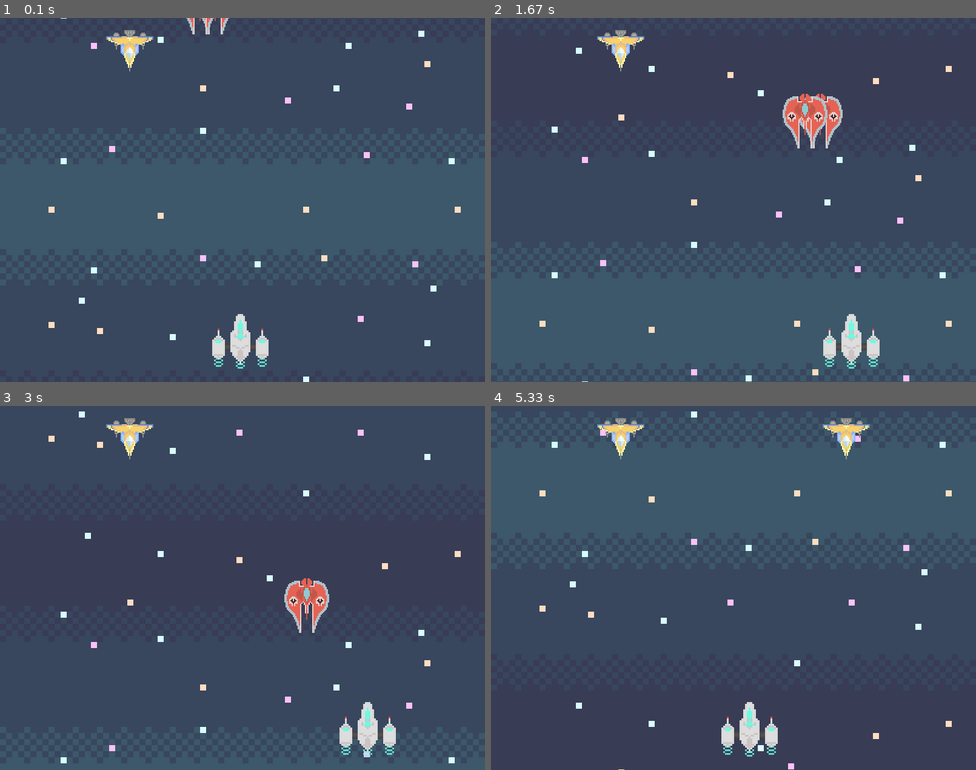
Above: before the commit, frames 1-4 (two rows, left to right).
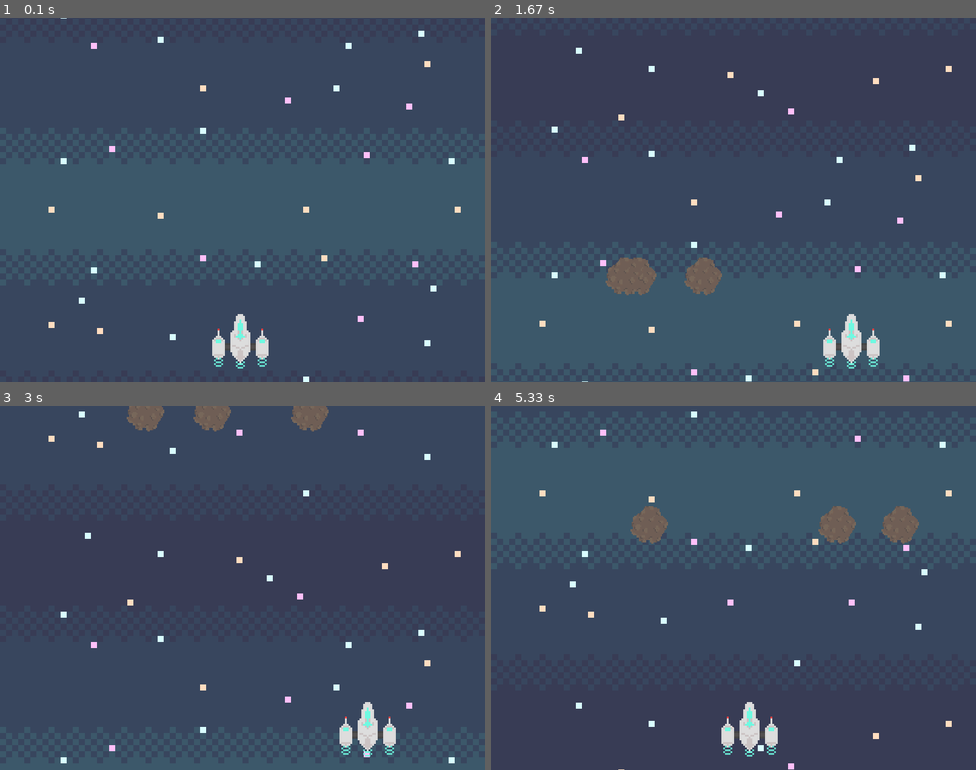
Above: after the commit, the same moments.

Repository: synophic/pygamestarter
Game: pygame game, started from Invader BEYOND.py
Two runs of this game, one before a commit and one after it. Both use one fixed random seed, a clock stepped at 60 frames per second and the inputs below.
Inputs:
- Up to frame 1 (0.1 s): no input
- Up to frame 2 (1.67 s): hold Right 0.33-0.8 s; hold Right 0.83-1.3 s; hold Left from 1.33 s (still down)
- Up to frame 3 (3 s): release Left at 1.87 s; hold Left 1.9-2.3 s; hold Right 2.33-2.97 s
- Up to frame 4 (5.33 s): hold Left 3-3.47 s; hold Right 3.5-3.97 s; hold Right 4-4.47 s; hold Left 4.5-5.03 s; hold Left from 5.07 s (still down)

The runs differ from the first frame. In frame 1, 0.6% of the frame differs, in the area x 21-48%, y 0-15%; in frame 2, 3.0%, in the area x 21-73%, y 3-77%; in frame 3, 2.4%; in frame 4, 2.5%.

Commit message:
Update Invader BEYOND.py

Diff:
--- a/Invader BEYOND.py
+++ b/Invader BEYOND.py
@@ -1,4 +1,4 @@
-#space invader BOYOND beta 0.5.7 random enemy
+#space invader BOYOND beta 0.3.2 make many monster
 from pygame import*
 import sys
 from random import randint, randrange
@@ -22,8 +22,8 @@
 ship = image.load('player.png')
 bg = image.load('background.png').convert()
 comet = image.load('comet.png')
-striker = image.load('inv03.png')
-ranger = image.load('inv01.png')
+stk = image.load('inv03.png')
+rng = image.load('inv01.png')
 
 #check collision#
 def collisions(x1, y1, w1, h1, x2, y2, w2, h2):
@@ -31,38 +31,23 @@
         return True
     return False
 
-#random type of enemy#
-def rand_enemy():
-    species = randint(1, 3)
-    #[1:type, 2:x axis, 3:y axis]#
-    if species == 1:
-        return [1, randint(50, dis_width - (50 + 62)), -(randint(200, 600)), True]
-    if species == 2:
-        return [2, randint(50, dis_width - (50 + 74)), -74, True]
-    if species == 3:
-        return [3, randrange(51, dis_width - (50+79), 124), 20, True]
+#main game loop
+def game_loop():
 
-#main game loop#
-def game_loop():
-    #enemy setting#
     enemy_box = []
     num_enemy = 0
     max_enemy = 3
-    #player setting#
+
     ply_spd = 0
     ply_x = 350
     ply_y = 488
     ply_width = 93
-    #background setting#
+
     rel_y = 0
     bg_y = 600
 
-    findply = True
-    speed = 0
-
-
     while True:
-        #check keyboard input#
+        #check keyboard input
         for evt in event.get():
             if evt.type == QUIT:
                 quit()
@@ -78,9 +63,9 @@
             if evt.type == KEYUP:
                 if evt.key == K_RIGHT or evt.key == K_LEFT:
                     ply_spd = 0
+
         ply_x += ply_spd
-        ######################
-
+        screen.fill(black)
 
         #scrolling background#
         rel_y = (bg_y % bg.get_rect().width)
@@ -90,53 +75,27 @@
         bg_y += 1
         #####################
 
-
         if num_enemy != max_enemy:
-            for i in range(num_enemy, max_enemy):
-                enemy_box.append(rand_enemy())
+            for i in range(max_enemy):
+                enemy_box.append([randint(50, dis_width - (62 + 50)), -600])
             num_enemy = 3
 
         else:
             for i in range(len(enemy_box)-1, -1, -1):
-                if enemy_box[i][2] > dis_height:
+                if enemy_box[i][1] > dis_height:
                     num_enemy -= 1
                     del enemy_box[i]
 
             for i in enemy_box:
-                if i[0] == 1:
-                    i[2] += 5
-                    screen.blit(comet, (i[1], i[2]))
-
-                if i[0] == 2:
-                    if i[3]:
-                        i[2] += 1
-                        if i[1] > ply_x:
-                            i[1] -= 1
-                        elif i[1] < ply_x:
-                            i[1] += 1
-                        elif i[1] == ply_x or i[1] + 74 == ply_x:
-                            i[3] = False
-                    elif not i[3]:
-                        i[2] += 4
-
-                    screen.blit(striker, (i[1], i[2]))
-                if i[0] == 3:
-                    if i[1] < 50:
-                        speed = 3
-                    elif i[1] > dis_width - (78 + 50):
-                        speed = -3
-                    i[1] += speed
-                    screen.blit(ranger, (i[1], i[2]))
-
-
-
+                i[1] += 5
+                screen.blit(comet, (i[0], i[1]))
 
         #blit player to screen#
         screen.blit(ship, (ply_x, ply_y))
+        ###############################
 
         if ply_x > dis_width - (ply_width+40) or ply_x < 50:
             ply_spd = 0
-        #######################
 
         display.update()
         clock.tick(120)
